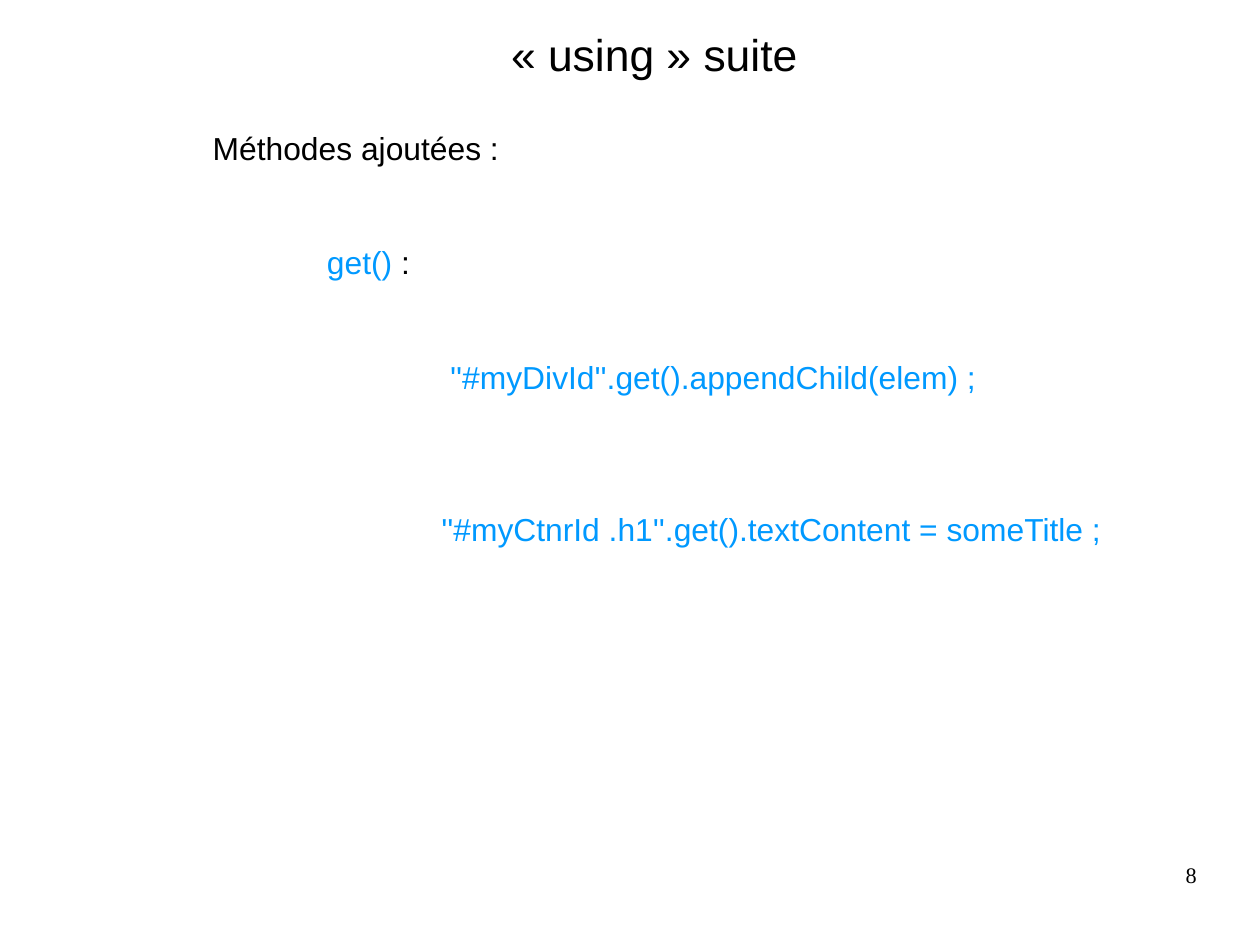
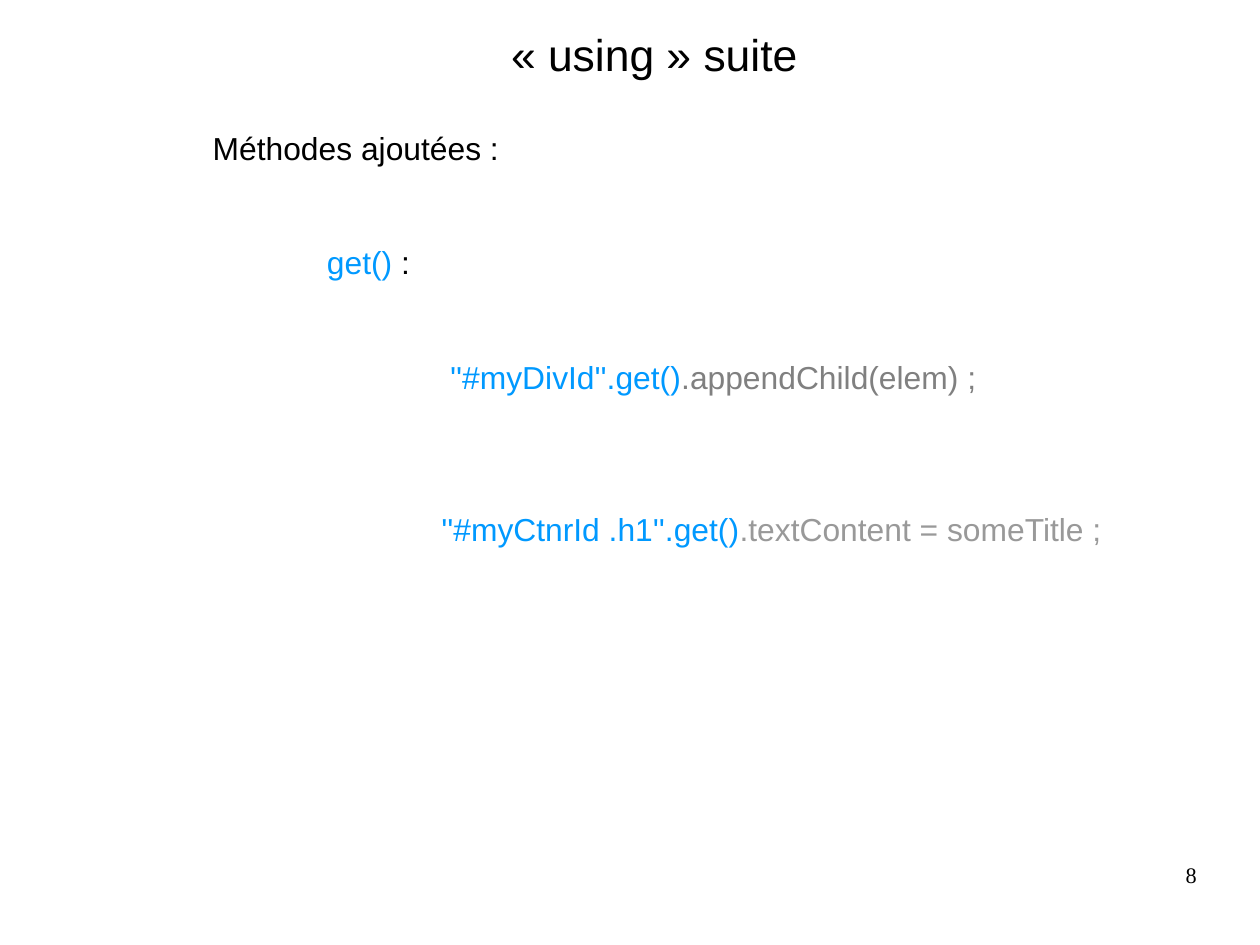
Before and after one commit to flashline/Haxetelier8, a slide deck: slide 8 of odp/haxetelier8.forScreen.odp. Drawn at 1260x945 pixels with LibreOffice and Linux fonts; fonts in the diff are those of the drawing. Boxes give left, top, right and bottom in pixels: in the first picture for what was removed or moved away, otherwise in the second. Text is boxed around its words. In the diff, an @@ line names an element or a change of style, - is before the commit and + after.

```diff
--- a/odp/haxetelier8.forScreen.odp
+++ b/odp/haxetelier8.forScreen.odp
@@ text at [441, 366, 1084, 547]: text colour #0099FF to #808080 in "''#myDivId''.get().appendChild(elem) ;"; text colour #0099FF to #999999 in ".h1''.get().textContent = someTitle ;" @@
```
Also in this commit, not shown: 2 other slides changed, 3 slides added, 1 slide removed, 11 other files.
